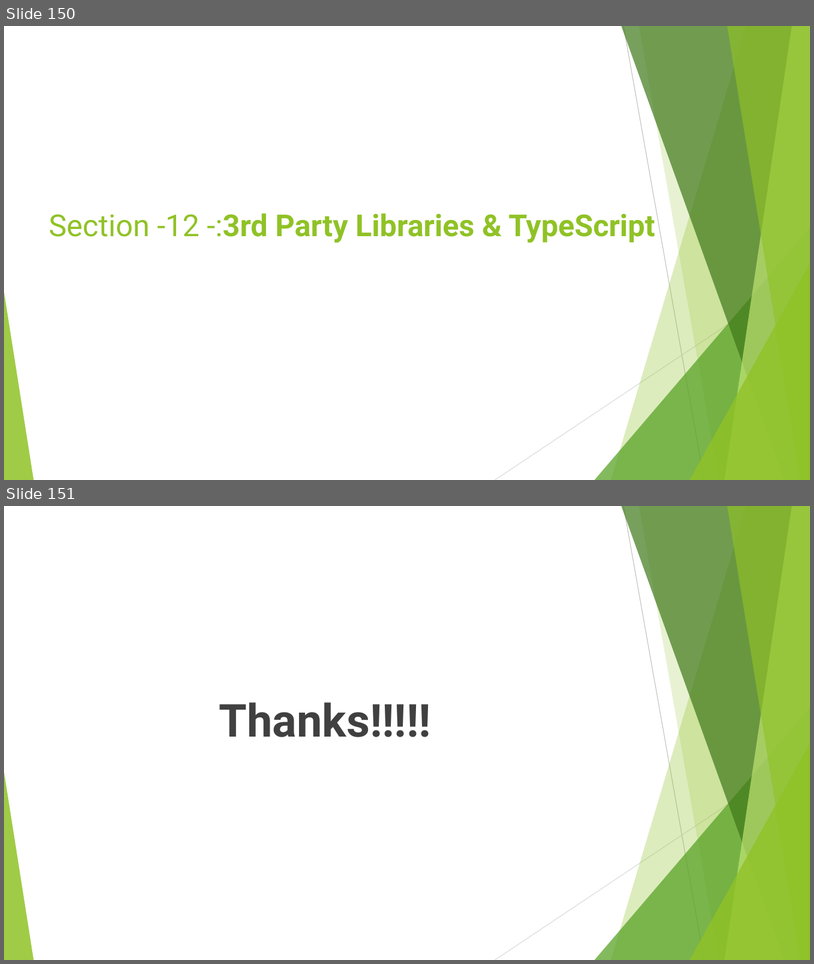
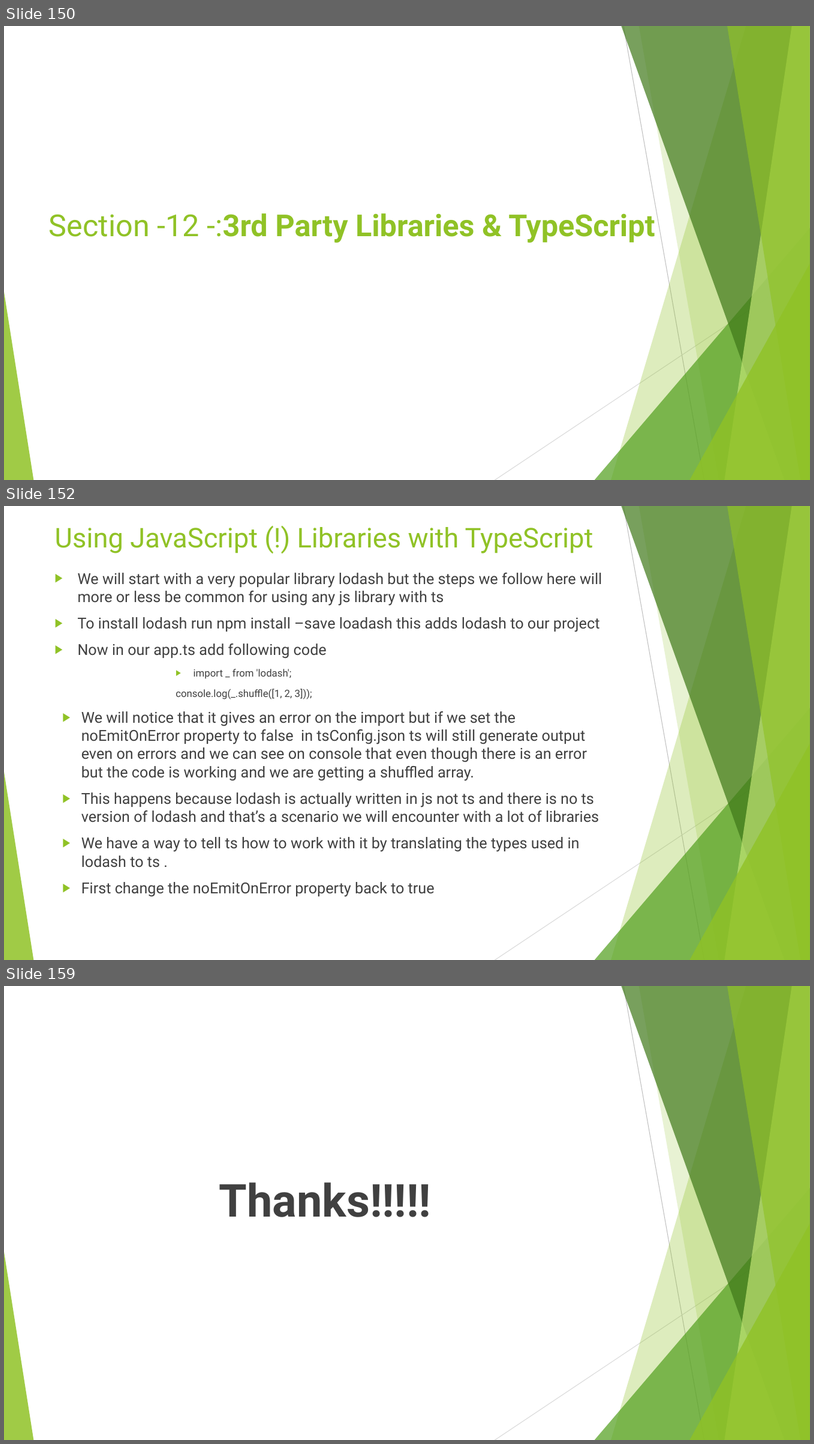
Before and after one commit to rudhrainfogain/TypeScript, a slide deck: PPT/TypeScriptv12.pptx. Shown one above the other, each under a label of ours: slides 150 and 151 before the commit, slides 150, 152 and 159 after it; the slides between them are not shown. The pictures are 814x964 and 814x1444 pixels, drawn with LibreOffice and Linux fonts; fonts in the diff are those of the drawing. Boxes give left, top, right and bottom in pixels: in the first picture for what was removed or moved away, otherwise in the second. Text is boxed around its words. In the diff, an @@ line names an element or a change of style, - is before the commit and + after.

Commit message:
Third party libraries complete

```diff
--- a/PPT/TypeScriptv12.pptx
+++ b/PPT/TypeScriptv12.pptx
@@ slide 152 added at [4,506,810,960], background #FFFFFF; not listed: 10 template elements that a slide beside it also shows @@
@@ title added at [55,527,594,553], 32.4 pt, text #90C226 @@
+Using JavaScript (!) Libraries with TypeScript
@@ text added at [78,573,602,897], 18 pt, text #404040 @@
+▶ We will start with a very popular library lodash but the steps we follow here will more or less be common for using any js library with ts
+▶ To install lodash run npm install –save loadash this adds lodash to our project
+▶ Now in our app.ts add following code
+        ▶ import _ from 'lodash';
+        console.log(_.shuffle([1, 2, 3]));
+▶ We will notice that it gives an error on the import but if we set the noEmitOnError property to false in tsConfig.json ts will still generate output even on errors and we can see on console that even though there is an error but the code is working and we are getting a shuffled array.
+▶ This happens because lodash is actually written in js not ts and there is no ts version of lodash and that’s a scenario we will encounter with a lot of libraries
+▶ We have a way to tell ts how to work with it by translating the types used in lodash to ts .
+▶ First change the noEmitOnError property back to true
@@ what was slide 151 is now slide 159 @@
```
Also in this commit, not shown: 7 other slides added, 15 other files.
